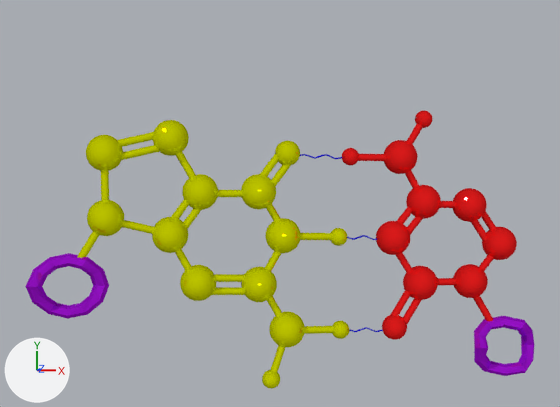
What one commit did to the Blender file dna/models/guanin+cytosin.blend.
Camera for both pictures: a 50 mm camera at (-4.01, -0.45, 17.43) aimed at (-0.86, 0.81, -0.03). Arrows for +X, +Y and +Z are at lower left; the lights stay in place.

Objects in the first picture: 'cytosin', 'guanin', 'ribóza', 'ribóza.001', 'vodíkový můstek.002'.
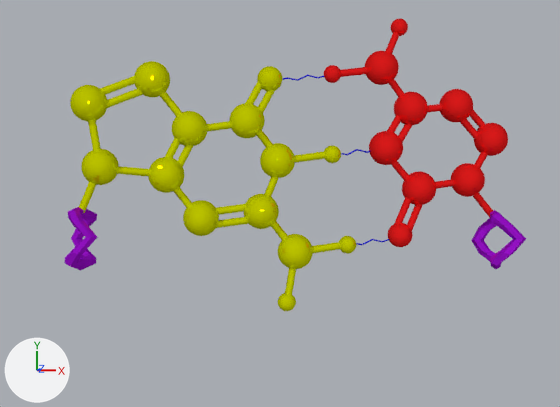
What differs and where, as boxes (x1, y1, x2, y2) in the pictures (560 x 407 px):
'guanin', moved, turned
    before: (77, 120, 349, 388)
    after: (70, 61, 356, 311)
'cytosin', moved, turned
    before: (342, 111, 517, 340)
    after: (324, 19, 508, 247)
'ribóza.001', moved, turned
    before: (25, 253, 109, 319)
    after: (64, 207, 98, 270)
'ribóza', moved, turned
    before: (474, 316, 535, 376)
    after: (471, 210, 526, 269)
'vodíkový můstek.003', moved, turned
    before: (300, 154, 342, 159)
    after: (282, 75, 325, 81)
'vodíkový můstek.001', moved, turned
    before: (349, 327, 383, 332)
    after: (356, 239, 389, 245)
'vodíkový můstek.002', moved, turned
    before: (347, 235, 377, 240)
    after: (341, 149, 370, 155)

Edits to the bpy script that builds the scene:
```text
Change ob_guanin:
    ob_guanin.location: (-5.08, -0.12, 0.05) -> (-5.13, 0.96, 0.05)
    ob_guanin.rotation_euler: (-1.045, -4.712, 0.0) -> (-1.195, -4.712, 0.0)  # degrees (-60, -270, 0) -> degrees (-68, -270, 0)
Change ob_ribóza_001:
    ob_ribóza_001.location: (-5.53, -1.04, -0.05) -> (-5.26, 0.0, -0.05)
    ob_ribóza_001.rotation_euler: (0.0, 0.0, 0.0) -> (0.0, 1.571, 0.0)  # degrees (0, 0, 0) -> degrees (0, 90, 0)
Change ob_ribóza:
    ob_ribóza.location: (4.46, -2.5, 0.14) -> (4.33, 0.0, 0.14)
    ob_ribóza.rotation_euler: (0.0, 0.0, 0.0) -> (0.0, 1.571, 0.0)  # degrees (0, 0, 0) -> degrees (0, 90, 0)
Change ob_cytosin:
    ob_cytosin.location: (1.81, -2.02, 0.05) -> (1.97, 0.11, 0.05)
    ob_cytosin.rotation_euler: (0.0, 0.0, 1.938) -> (0.0, 0.0, 2.088)  # degrees (0, 0, 111) -> degrees (0, 0, 120)
Change ob_vodíkový_můstek_001:
    ob_vodíkový_můstek_001.location: (1.03, -2.08, 0.05) -> (1.2, -0.06, 0.05)
    ob_vodíkový_můstek_001.rotation_euler: (0.0, 1.571, 0.0) -> (-0.15, 1.571, 0.0)  # degrees (0, 90, 0) -> degrees (-8.6, 90, 0)
Change ob_vodíkový_můstek_003:
    ob_vodíkový_můstek_003.location: (0.1, 1.91, 0.05) -> (-0.32, 3.73, 0.05)
    ob_vodíkový_můstek_003.rotation_euler: (0.0, 1.571, 0.0) -> (-0.15, 1.571, 0.0)  # degrees (0, 90, 0) -> degrees (-8.6, 90, 0)
Change ob_vodíkový_můstek_002:
    ob_vodíkový_můstek_002.location: (0.99, 0.04, 0.05) -> (0.85, 2.02, 0.05)
    ob_vodíkový_můstek_002.rotation_euler: (0.0, 1.571, 0.0) -> (-0.15, 1.571, 0.0)  # degrees (0, 90, 0) -> degrees (-8.6, 90, 0)
```
